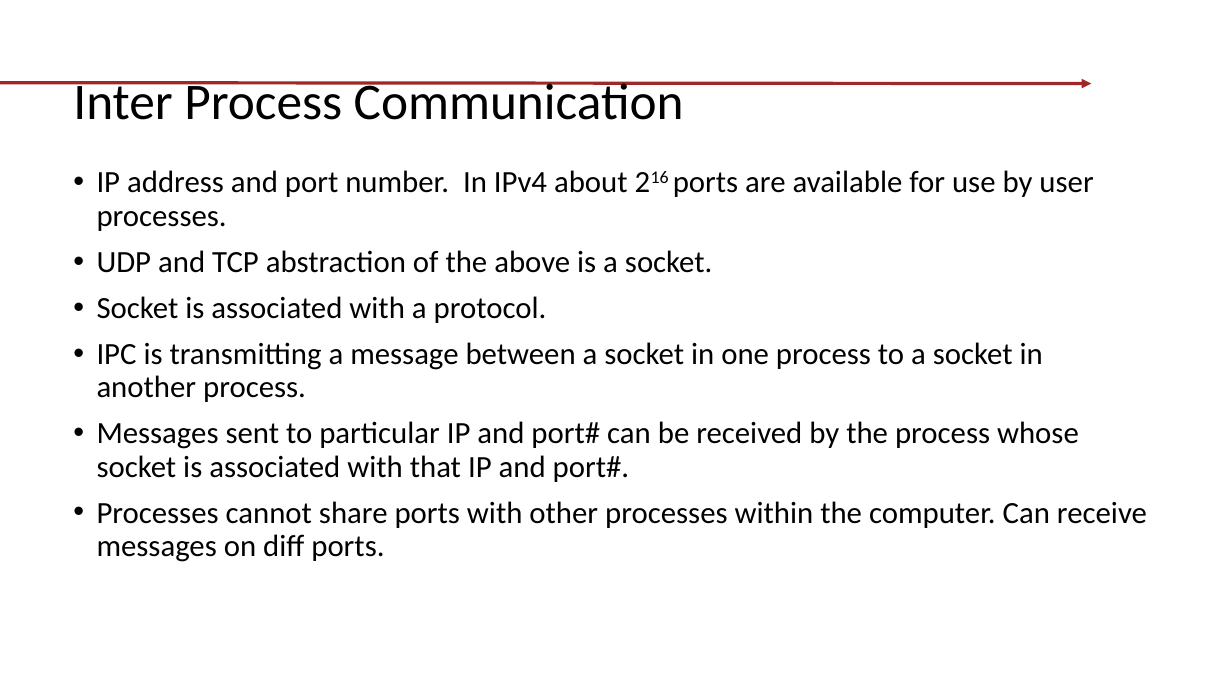
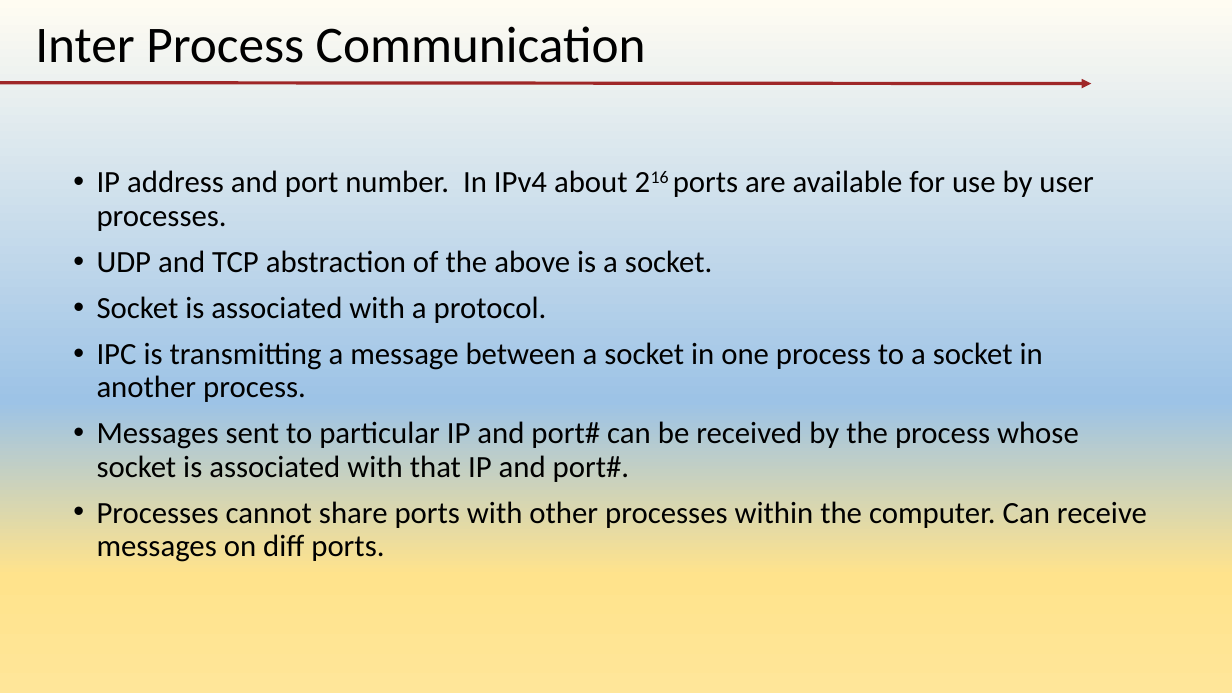
Before and after one commit to tishyk/codespacedirstructure, a slide deck: slide 8 of T6. Network programming/Sockets/Demo.pptx. Drawn at 1232x693 pixels with LibreOffice and Linux fonts; fonts in the diff are those of the drawing; background and template pictures are left out. Boxes give left, top, right and bottom in pixels: in the first picture for what was removed or moved away, otherwise in the second. Text is boxed around its words. In the diff, an @@ line names an element or a change of style, - is before the commit and + after.

```diff
--- a/T6. Network programming/Sockets/Demo.pptx
+++ b/T6. Network programming/Sockets/Demo.pptx
@@ background picture (left out) to gradient #FFFCF2 to #9DC3E6 to #FFE38C to #FFE699 @@
@@ title "Inter Process Communication": place and size @@
-title "Inter Process Communication" at (73,81,684,120)
+title "Inter Process Communication" at (35,26,646,63)
```
Also in this commit, not shown: 15 other slides changed, 5 other files.
